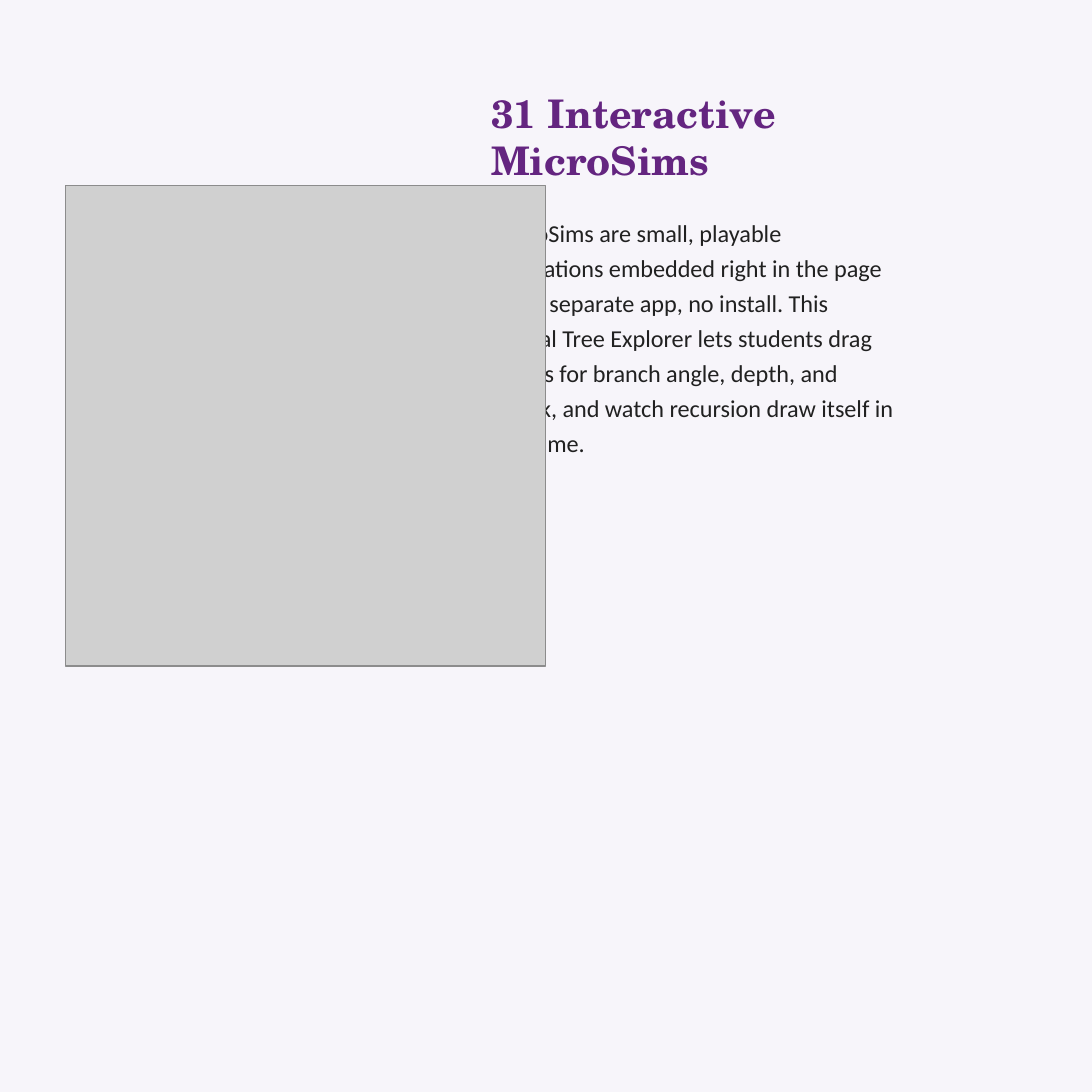
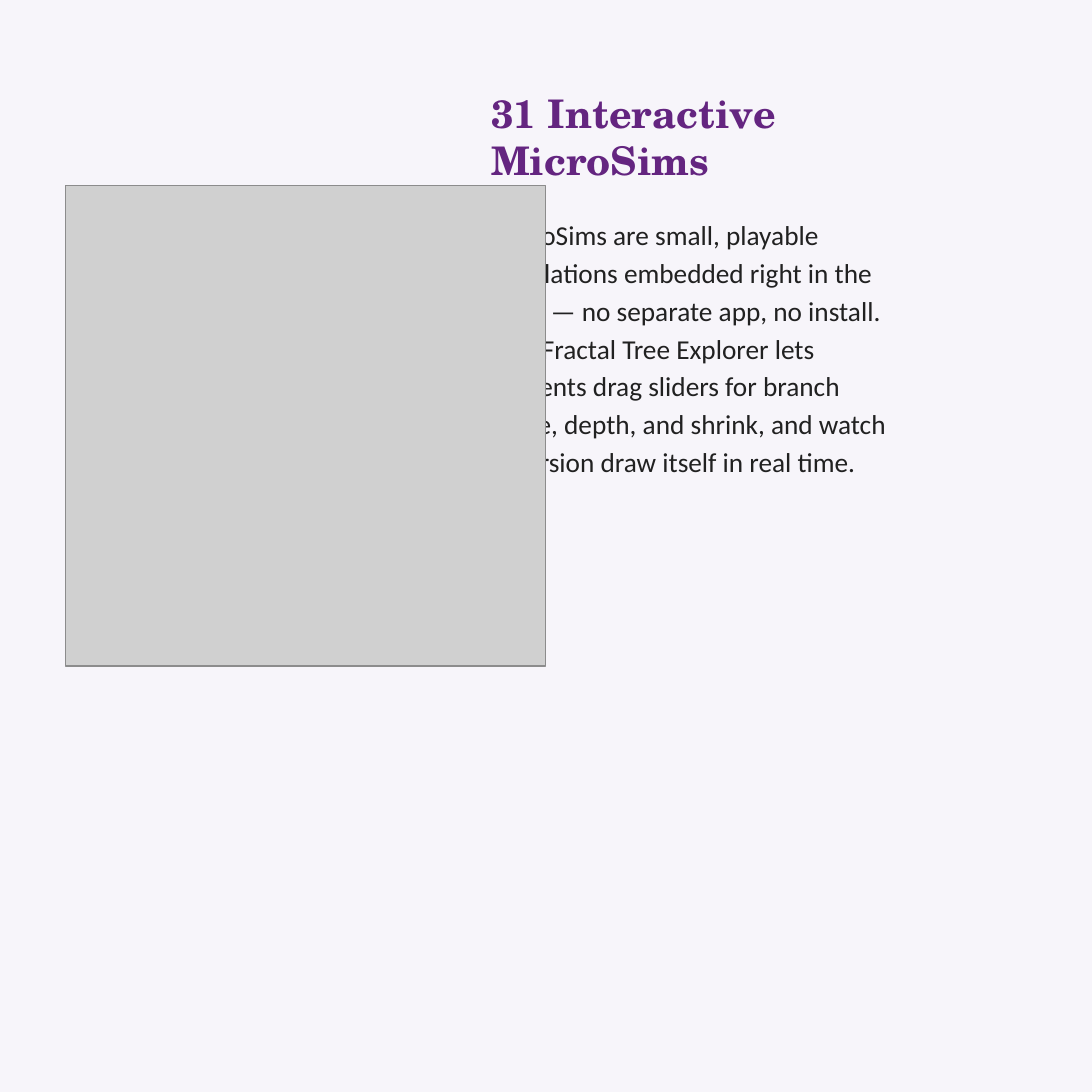
Before and after one commit to DavideCeto/Imparare-python, a slide deck: slide 7 of linkedin/beginning-python-carousel.pptx. Drawn at 1092x1092 pixels with LibreOffice and Linux fonts; fonts in the diff are those of the drawing; grey boxes stand for pictures. Boxes give left, top, right and bottom in pixels: in the first picture for what was removed or moved away, otherwise in the second. Text is boxed around its words. In the diff, an @@ line names an element or a change of style, - is before the commit and + after.

```diff
--- a/linkedin/beginning-python-carousel.pptx
+++ b/linkedin/beginning-python-carousel.pptx
@@ text "MicroSims are small, playable simulations ..." at bbox=[491, 222, 886, 479]: size 16 to 18 pt; line spacing 23pt to 25pt @@
```
Also in this commit, not shown: 2 other slides changed, 36 other files.
